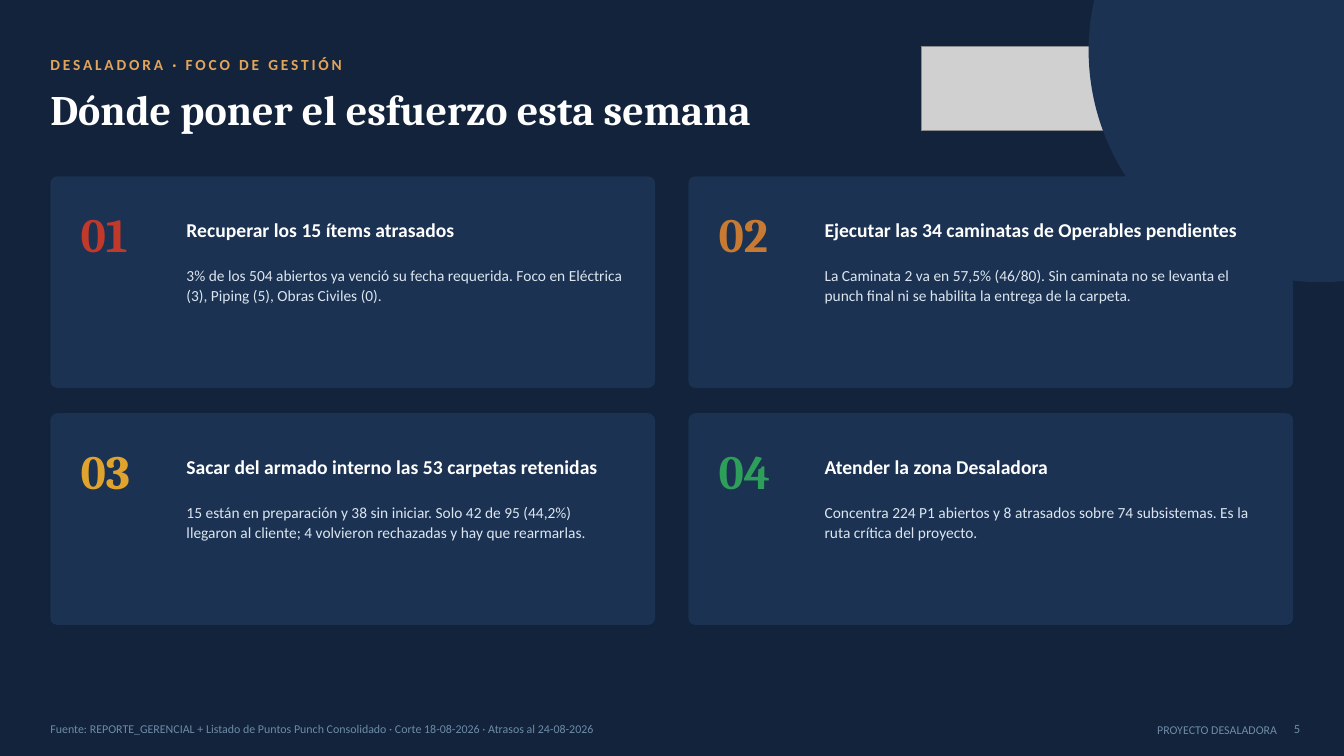
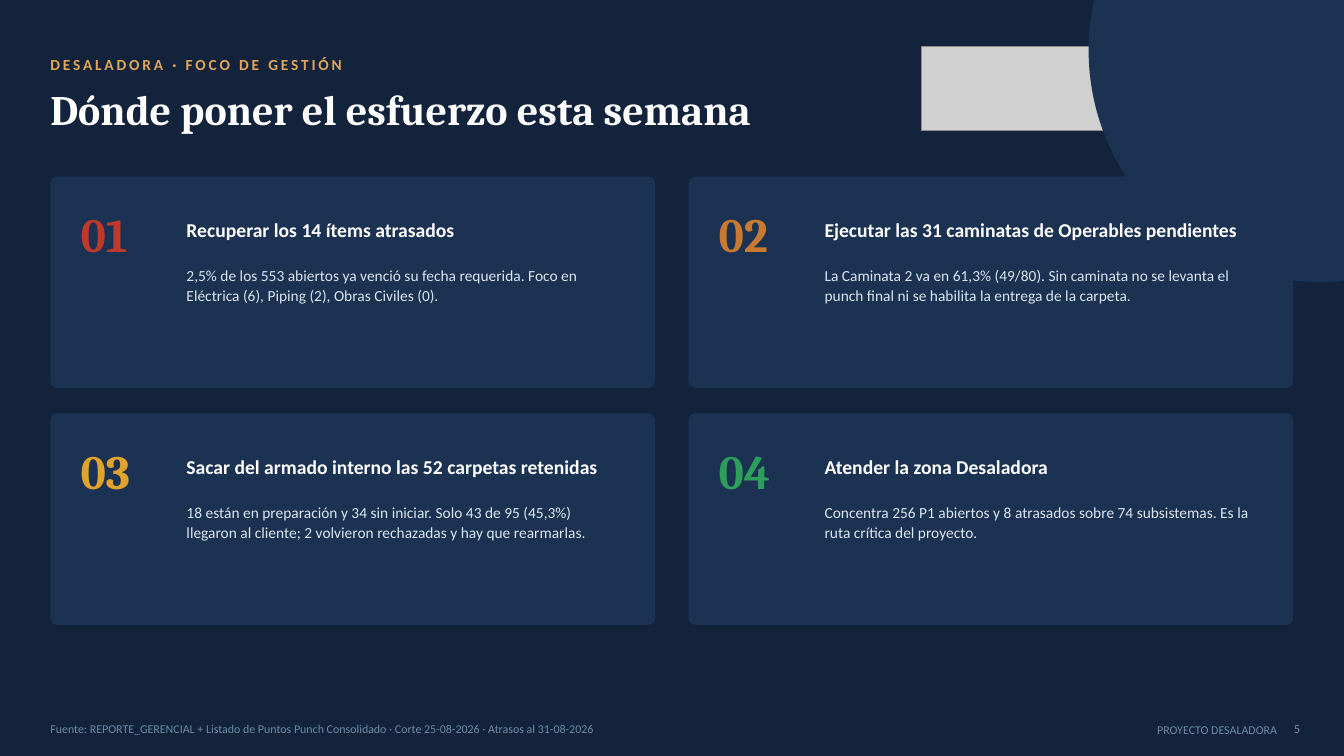
Before and after one commit to tdkvalex/Dashboard-HSEQ, a slide deck: slide 5 of panel_control_TOP_P1/Panel_Control_TOP_P1.pptx. Drawn at 1344x756 pixels with LibreOffice and Linux fonts; fonts in the diff are those of the drawing; grey boxes stand for pictures. Boxes give left, top, right and bottom in pixels: in the first picture for what was removed or moved away, otherwise in the second. Text is boxed around its words. In the diff, an @@ line names an element or a change of style, - is before the commit and + after.

```diff
--- a/panel_control_TOP_P1/Panel_Control_TOP_P1.pptx
+++ b/panel_control_TOP_P1/Panel_Control_TOP_P1.pptx
@@ text at <box>186,223,454,240</box>: text changed @@
-Recuperar los 15 ítems atrasados
+Recuperar los 14 ítems atrasados
@@ text at <box>825,223,1237,241</box>: text changed @@
-Ejecutar las 34 caminatas de Operables pendientes
+Ejecutar las 31 caminatas de Operables pendientes
@@ text at <box>186,270,577,304</box>: text changed @@
-3% de los 504 abiertos ya venció su fecha requerida. Foco en Eléctrica (3), Piping (5), Obras Civiles (0).
+2,5% de los 553 abiertos ya venció su fecha requerida. Foco en Eléctrica (6), Piping (2), Obras Civiles (0).
@@ text at <box>825,270,1229,304</box>: text changed @@
-La Caminata 2 va en 57,5% (46/80). Sin caminata no se levanta el punch final ni se habilita la entrega de la carpeta.
+La Caminata 2 va en 61,3% (49/80). Sin caminata no se levanta el punch final ni se habilita la entrega de la carpeta.
@@ text at <box>186,460,597,477</box>: text changed @@
-Sacar del armado interno las 53 carpetas retenidas
+Sacar del armado interno las 52 carpetas retenidas
@@ text at <box>186,507,586,541</box>: text changed @@
-15 están en preparación y 38 sin iniciar. Solo 42 de 95 (44,2%) llegaron al cliente; 4 volvieron rechazadas y hay que rearmarlas.
+18 están en preparación y 34 sin iniciar. Solo 43 de 95 (45,3%) llegaron al cliente; 2 volvieron rechazadas y hay que rearmarlas.
@@ text at <box>825,507,1248,541</box>: text changed @@
-Concentra 224 P1 abiertos y 8 atrasados sobre 74 subsistemas. Es la ruta crítica del proyecto.
+Concentra 256 P1 abiertos y 8 atrasados sobre 74 subsistemas. Es la ruta crítica del proyecto.
@@ text at <box>50,725,594,735</box>: text changed @@
-Fuente: REPORTE_GERENCIAL + Listado de Puntos Punch Consolidado · Corte 18-08-2026 · Atrasos al 24-08-2026
+Fuente: REPORTE_GERENCIAL + Listado de Puntos Punch Consolidado · Corte 25-08-2026 · Atrasos al 31-08-2026
```
Also in this commit, not shown: 16 other slides changed, 8 other files.
